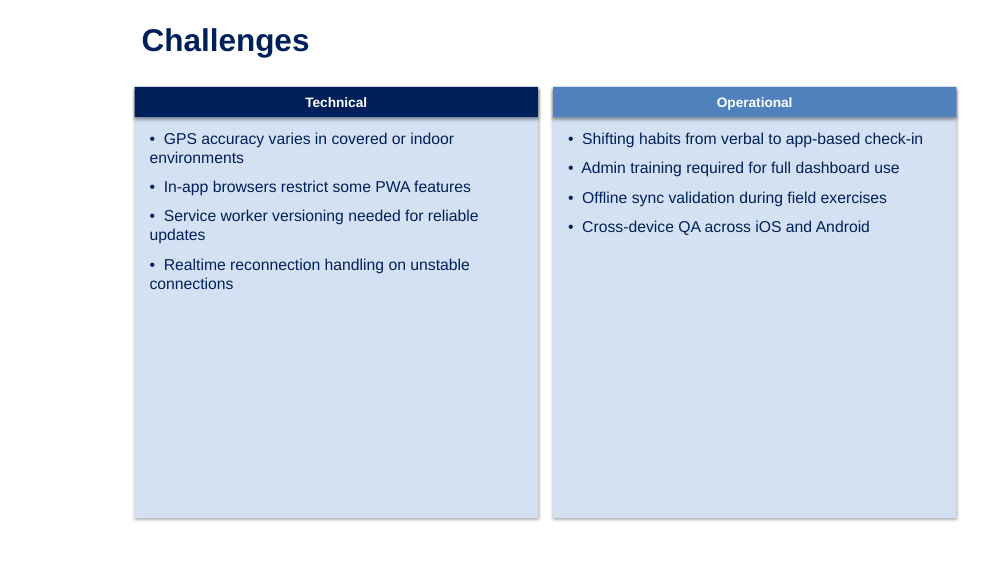
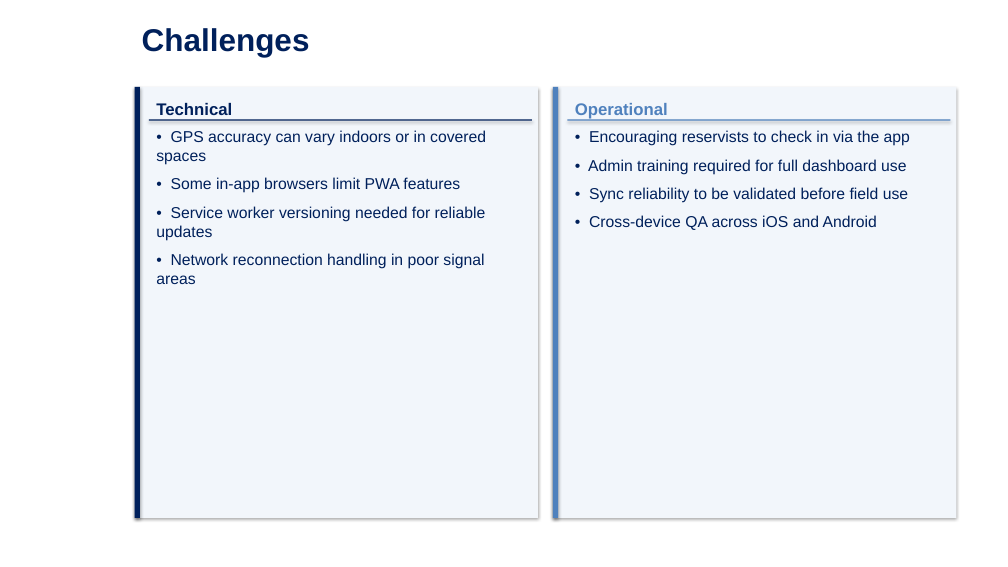
Before and after one commit to GOHSUNJIN/reservist, a slide deck: slide 20 of OpsTracker.pptx (slide 13 before the commit). Drawn at 1008x567 pixels with LibreOffice and Linux fonts; fonts in the diff are those of the drawing; background and template pictures are left out. Boxes give left, top, right and bottom in pixels: in the first picture for what was removed or moved away, otherwise in the second. Text is boxed around its words. In the diff, an @@ line names an element or a change of style, - is before the commit and + after.

```diff
--- a/OpsTracker.pptx
+++ b/OpsTracker.pptx
@@ rectangle at [135, 87, 538, 518]: fill #D4E1F2 to #F2F6FB @@
@@ rectangle added at [135, 87, 140, 518], fill #00205B @@
@@ rectangle at [554, 87, 957, 518]: fill #D4E1F2 to #F2F6FB @@
@@ rectangle added at [554, 87, 559, 518], fill #4F81BD @@
@@ text "Technical": place and size @@
-text "Technical" at [135, 87, 538, 117]
+text "Technical" at [156, 103, 232, 120]
@@ text "Technical" at [156, 103, 232, 120]: size 13 to 16 pt, text colour #FFFFFF to #00205B; alignment centre to left; more space between paragraphs; vertical alignment middle to top; fill #00205B to none; shadow off @@
@@ rectangle added at [149, 119, 532, 121], fill #00205B @@
@@ text "Operational": place and size @@
-text "Operational" at [554, 87, 957, 117]
+text "Operational" at [575, 103, 668, 120]
@@ text "Operational" at [575, 103, 668, 120]: size 13 to 16 pt, text colour #FFFFFF to #4F81BD; alignment centre to left; more space between paragraphs; vertical alignment middle to top; fill #4F81BD to none; shadow off @@
@@ rectangle added at [567, 119, 951, 121], fill #4F81BD @@
@@ text at [156, 130, 486, 193]: text changed @@
-• GPS accuracy varies in covered or indoor environments
-• In-app browsers restrict some PWA features
+• GPS accuracy can vary indoors or in covered spaces
+• Some in-app browsers limit PWA features
@@ text at [589, 130, 910, 146]: text changed @@
-• Shifting habits from verbal to app-based check-in
+• Encouraging reservists to check in via the app
@@ text at [588, 159, 906, 230]: less space between paragraphs @@
@@ text at [156, 206, 486, 241]: less space between paragraphs @@
@@ text at [589, 187, 908, 203]: text changed @@
-• Offline sync validation during field exercises
+• Sync reliability to be validated before field use
@@ text at [156, 253, 484, 284]: text changed @@
-• Realtime reconnection handling on unstable connections
+• Network reconnection handling in poor signal areas
```
Also in this commit, not shown: 12 other slides changed, 10 slides added, 2 slides removed, 20 other files.
